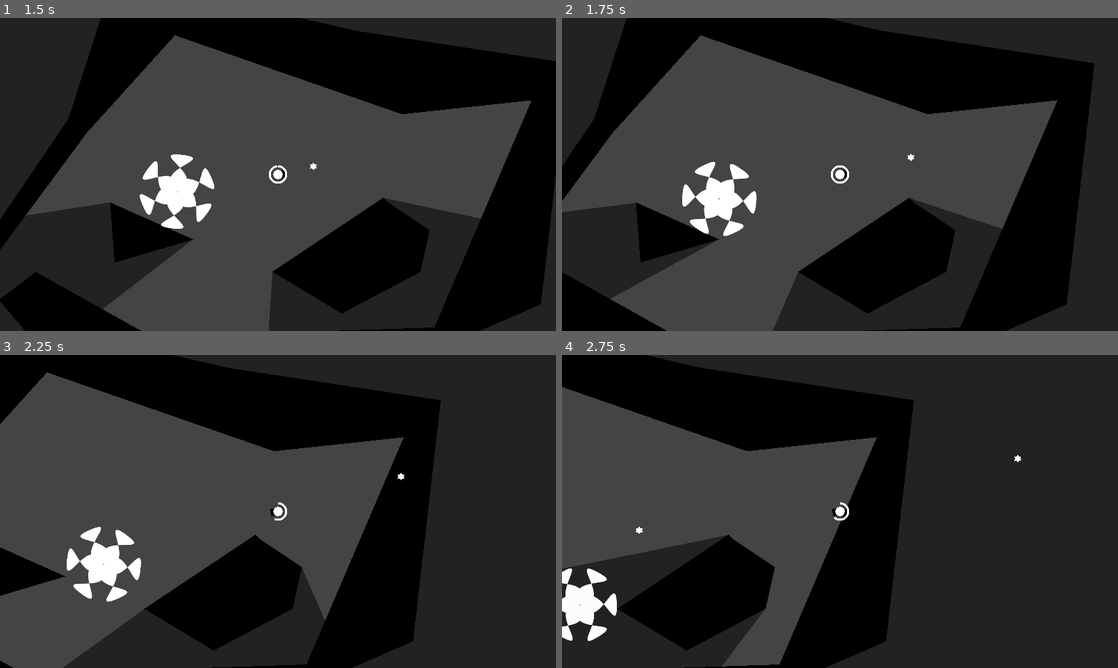
Above: before the commit, frames 1-4 (two rows, left to right).
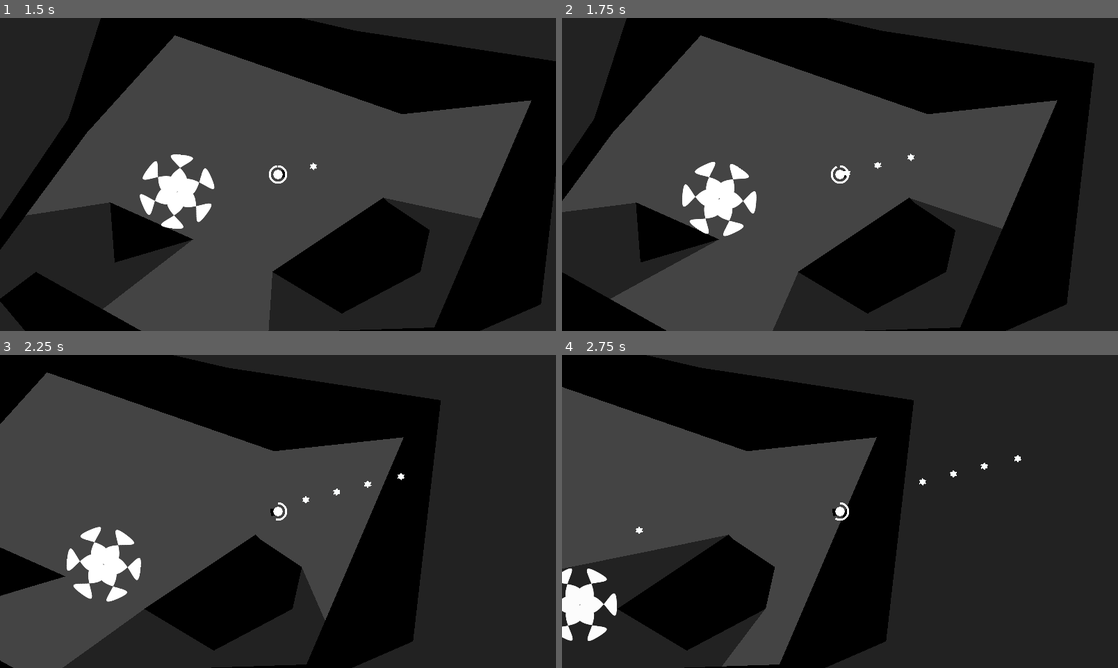
Above: after the commit, the same moments.

Repository: Quicksilver151/Circles-Adventure
Game: Godot game, scene res://Scenes/Menu.tscn
Same seed, same stepped clock (60 frames per second), same inputs: the game is played once before the commit and once after it. The engine's default icon, where the game draws it, is replaced by a stand-in: a white triangle on a blue panel in a dark square.
Inputs (mouse positions are in pixels of both pictures, inside the frame that each line leads up to):
- Up to frame 1 (1.5 s): click "Play" at 0.5 s; tap Enter (ui_accept) at 1.25 s; move the mouse to (400, 158) at 1.27 s; hold Right (ui_right) from 1.28 s (still down); hold Space (a_shoot) from 1.28 s (still down)
- Up to frame 2 (1.75 s): keep holding Right (ui_right); keep holding Space (a_shoot); tap Enter (ui_accept) at 1.52 s
- Up to frame 3 (2.25 s): keep holding Right (ui_right); move the mouse to (166, 527) at 2.02 s; release Space (a_shoot) at 2.03 s; tap Shift (a_dash) at 2.1 s
- Up to frame 4 (2.75 s): keep holding Right (ui_right); tap Enter (ui_accept) at 2.27 s; tap Space (a_shoot) at 2.3 s

Frame 1 is identical in both runs. In frame 2, less than 0.1% of the frame differs, in the area x 49-58%, y 46-51%; in frame 3, less than 0.1%, in the area x 49-67%, y 40-53%; in frame 4, less than 0.1%.

Commit message:
auto shoot

Diff:
--- a/Code/Player.gd
+++ b/Code/Player.gd
@@ -14,17 +14,28 @@
 
 	$Charge.value = charge
 	charge = min(charge + delta*CHARGE_SPEED, 100)
-#	$Charge.tint_progress = lerp(Color.RED, Color.WHITE, charge/100)
-#	$Circle.modulate = lerp(Color.RED, Color.WHITE, charge/100)
-	modulate = lerp(Color.RED, Color.WHITE,  (log(charge)/4)**2.0)
-	print(log(charge))
+	modulate = lerp(Color.RED, Color.WHITE,  ((charge**2) / 1000))
 
 	if charge <= 0:
 		get_tree().change_scene_to_file("res://Scenes/Menu.tscn")
 
+	if hold_shoot:
+		shoot_timer -= delta
+		if shoot_timer <= 0:
+			$Shooter.shoot()
+			shoot_timer = 0.2
+
+
+
+var shoot_timer = 0.2
+var hold_shoot = false
 func _unhandled_input(event):
 	if event.is_action_pressed("a_shoot"):
-		$Shooter.shoot(self)
+		$Shooter.shoot()
+		hold_shoot = true
+	if event.is_action_released("a_shoot"):
+		hold_shoot = false
+		shoot_timer = 0.2
 	if event.is_action_pressed("a_dash"):
 		if charge > 45:
 			dash()
--- a/Components/Shooter.gd
+++ b/Components/Shooter.gd
@@ -9,7 +9,7 @@
 
 @onready var gun = Sprite2D.new()
 
-@onready var Player = get_parent()
+@onready var parent = get_parent()
 
 
 func _ready():
@@ -26,18 +26,18 @@
 func aim(direction: Vector2):
 	gun.look_at(direction)
 
-func shoot(node:Object):
-	if node.charge <= 0:
+func shoot():
+	if parent.charge <= 0:
 		return
 	var bullet : Bullet = bullet_type.instantiate()
 	bullet.rotate(gun.rotation)
 	bullet.speed = 1000
 	bullet.position = global_position + Vector2.RIGHT.rotated(gun.rotation)*24
-	bullet.modulate = Player.modulate
-	bullet.damage = get_bullet_damage(Player.charge)
+	bullet.modulate = parent.modulate
+	bullet.damage = get_bullet_damage(parent.charge)
 	bullet.z_index = 1
-	node.get_parent().add_child(bullet)
-	node.charge -= 5
+	parent.get_parent().add_child(bullet)
+	parent.charge -= 5
 
 
 func get_bullet_damage(charge:int) -> int:
--- a/Objects/Player.tscn
+++ b/Objects/Player.tscn
@@ -26,29 +26,20 @@
 motion_mode = 1
 script = ExtResource("1_nthwo")
 
-[node name="TopDownMovement" type="Node2D" parent="."]
-script = ExtResource("3_sxkwi")
-
 [node name="Shooter" type="Sprite2D" parent="."]
 script = ExtResource("4_i7l4s")
 bullet_type = ExtResource("5_nm4ue")
+
+[node name="CollisionShape2D" type="CollisionShape2D" parent="."]
+shape = SubResource("CircleShape2D_cxrn0")
+
+[node name="TopDownMovement" type="Node2D" parent="."]
+script = ExtResource("3_sxkwi")
 
 [node name="Circle" type="Sprite2D" parent="."]
 z_index = 1
 scale = Vector2(0.5, 0.5)
 texture = ExtResource("1_iighx")
-
-[node name="CollisionShape2D" type="CollisionShape2D" parent="."]
-shape = SubResource("CircleShape2D_cxrn0")
-
-[node name="PointLight2D" type="PointLight2D" parent="."]
-range_z_max = 0
-range_layer_min = -1
-shadow_enabled = true
-texture = SubResource("GradientTexture2D_tckv4")
-texture_scale = 4.0
-
-[node name="Camera2D" type="Camera2D" parent="."]
 
 [node name="Charge" type="TextureProgressBar" parent="."]
 z_index = 1
@@ -73,3 +64,12 @@
 nine_patch_stretch = true
 texture_progress = ExtResource("6_t1htw")
 metadata/_edit_use_anchors_ = true
+
+[node name="PointLight2D" type="PointLight2D" parent="."]
+range_z_max = 0
+range_layer_min = -1
+shadow_enabled = true
+texture = SubResource("GradientTexture2D_tckv4")
+texture_scale = 4.0
+
+[node name="Camera2D" type="Camera2D" parent="."]
--- a/project.godot
+++ b/project.godot
@@ -75,12 +75,14 @@
 "deadzone": 0.5,
 "events": [Object(InputEventKey,"resource_local_to_scene":false,"resource_name":"","device":-1,"window_id":0,"alt_pressed":false,"shift_pressed":false,"ctrl_pressed":false,"meta_pressed":false,"pressed":false,"keycode":0,"physical_keycode":32,"key_label":0,"unicode":32,"echo":false,"script":null)
 , Object(InputEventMouseButton,"resource_local_to_scene":false,"resource_name":"","device":-1,"window_id":0,"alt_presse …(227 unchanged characters)…
+, Object(InputEventKey,"resource_local_to_scene":false,"resource_name":"","device":-1,"window_id":0,"alt_pressed":false,"shift_pressed":false,"ctrl_pressed":false,"meta_pressed":false,"pressed":false,"keycode":0,"physical_keycode":88,"key_label":0,"unicode":120,"echo":false,"script":null)
 ]
 }
 a_dash={
 "deadzone": 0.5,
 "events": [Object(InputEventKey,"resource_local_to_scene":false,"resource_name":"","device":-1,"window_id":0,"alt_press …(182 unchanged characters)…
 , Object(InputEventMouseButton,"resource_local_to_scene":false,"resource_name":"","device":-1,"window_id":0,"alt_presse …(227 unchanged characters)…
+, Object(InputEventKey,"resource_local_to_scene":false,"resource_name":"","device":-1,"window_id":0,"alt_pressed":false,"shift_pressed":false,"ctrl_pressed":false,"meta_pressed":false,"pressed":false,"keycode":0,"physical_keycode":90,"key_label":0,"unicode":122,"echo":false,"script":null)
 ]
 }
 
